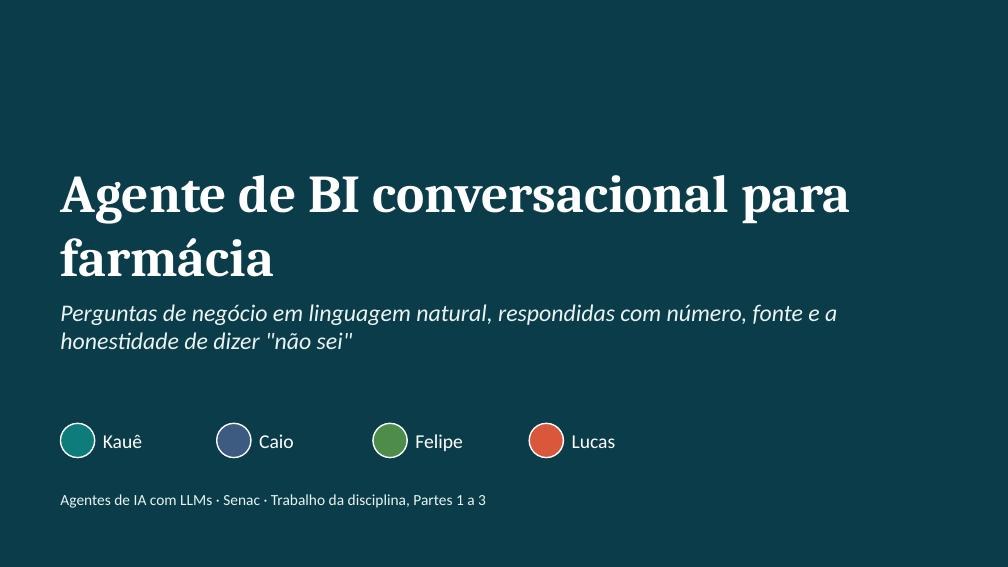
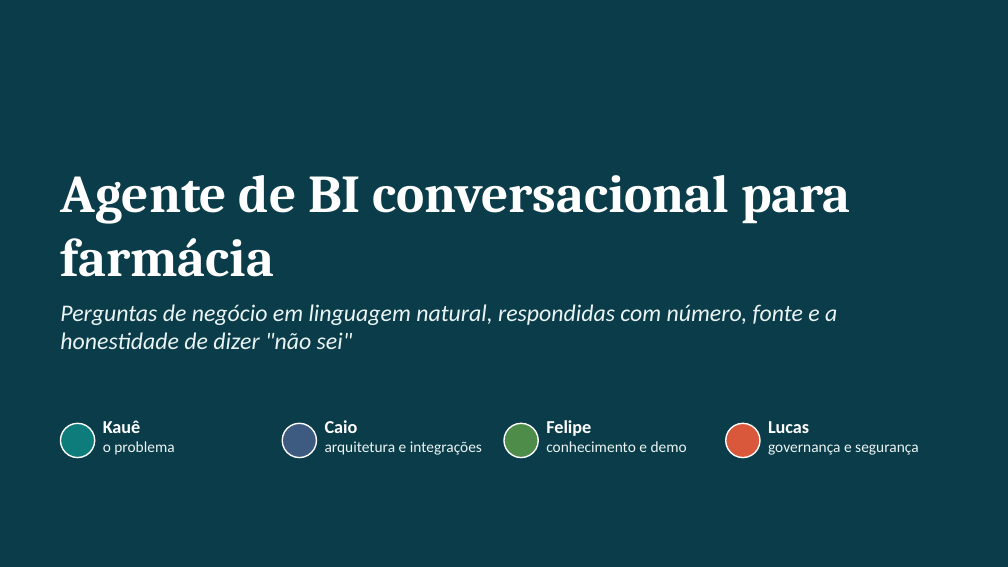
Before and after one commit to Kaue2/senac-agentes-llm-lkfc, a slide deck: slide 1 of apresentacao/apresentacao-agente-bi-farmacia.pptx. Drawn at 1008x567 pixels with LibreOffice and Linux fonts; fonts in the diff are those of the drawing. Boxes give left, top, right and bottom in pixels: in the first picture for what was removed or moved away, otherwise in the second. Text is boxed around its words. In the diff, an @@ line names an element or a change of style, - is before the commit and + after.

Commit message:
docs: apresentação reorganizada para 10-15 min, com demo, integrações, governança e segurança

```diff
--- a/apresentacao/apresentacao-agente-bi-farmacia.pptx
+++ b/apresentacao/apresentacao-agente-bi-farmacia.pptx
@@ text "Kauê": place and size @@
-text "Kauê" at [103, 434, 142, 448]
+text "Kauê" at [103, 420, 174, 455]
@@ text "Caio": place and size @@
-text "Caio" at [259, 434, 294, 448]
+text "Caio" at [325, 420, 482, 455]
@@ text "Felipe": place and size @@
-text "Felipe" at [415, 434, 463, 451]
+text "Felipe" at [546, 420, 687, 452]
@@ vertical alignment middle to top in 4 elements at [103, 420, 174, 455], [325, 420, 482, 455], [546, 420, 687, 452], [768, 421, 918, 455] @@
@@ text "Lucas": place and size @@
-text "Lucas" at [572, 435, 616, 448]
+text "Lucas" at [768, 421, 918, 455]
@@ text at [103, 441, 174, 455]: paragraph added @@
+o problema
@@ text at [103, 420, 141, 433]: size 14 to 13 pt, bold on in "Kauê" @@
@@ ellipse: place and size @@
-ellipse at [217, 423, 251, 458]
+ellipse at [282, 423, 317, 458]
@@ text at [325, 441, 482, 455]: paragraph added @@
+arquitetura e integrações
@@ text at [325, 420, 358, 433]: size 14 to 13 pt, bold on in "Caio" @@
@@ ellipse: place and size @@
-ellipse at [373, 423, 407, 458]
+ellipse at [504, 423, 538, 458]
@@ text at [546, 441, 687, 452]: paragraph added @@
+conhecimento e demo
@@ text at [546, 420, 591, 436]: size 14 to 13 pt, bold on in "Felipe" @@
@@ ellipse: place and size @@
-ellipse at [529, 423, 563, 458]
+ellipse at [726, 423, 760, 458]
@@ text at [768, 444, 918, 455]: paragraph added @@
+governança e segurança
@@ text at [768, 421, 809, 433]: size 14 to 13 pt, bold on in "Lucas" @@
@@ text removed at [60, 494, 486, 508] @@
-Agentes de IA com LLMs · Senac · Trabalho da disciplina, Partes 1 a 3
```
Also in this commit, not shown: 7 other slides changed, 4 slides added, 9 slides removed, 4 other files.
